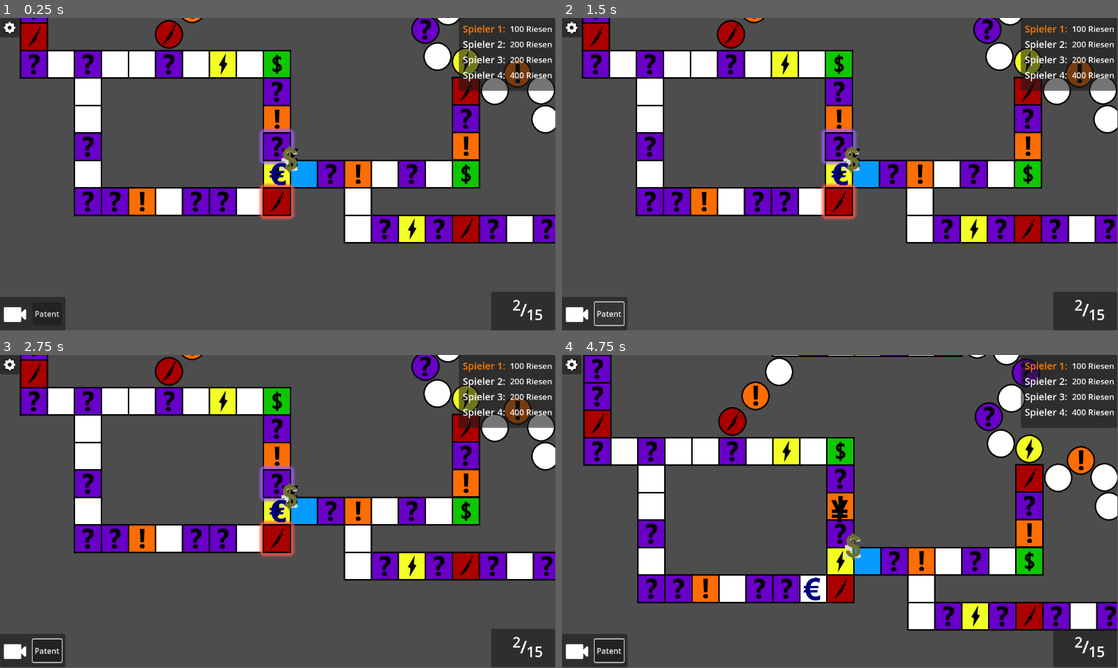
Above: before the commit, frames 1-4 (two rows, left to right).
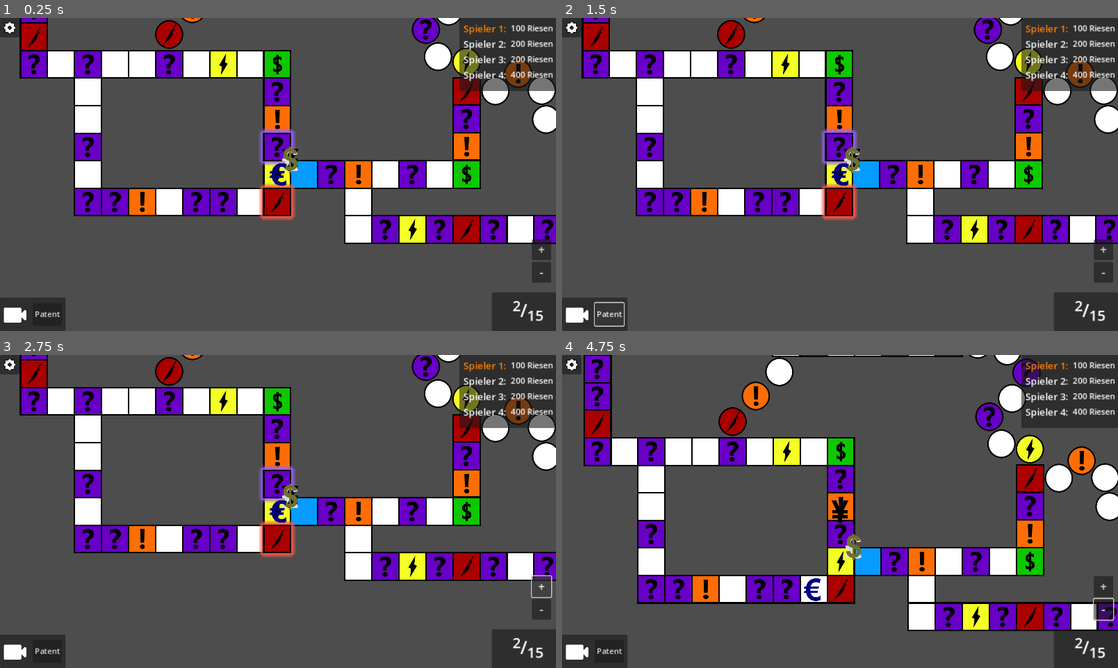
Above: after the commit, the same moments.

Repository: hfxbse/mparty
Game: Godot game, scene res://main/main.tscn
The game is run twice, just before and just after one commit, with the same random seed, the same clock (stepped at 60 frames per second) and the same inputs.
Inputs (mouse positions are in pixels of both pictures, inside the frame that each line leads up to):
- Up to frame 1 (0.25 s): no input
- Up to frame 2 (1.5 s): click (573, 27) at 0.52 s; click "Patent" at 1.25 s
- Up to frame 3 (2.75 s): click (539, 586) at 2 s, where only the run after the commit has a clickable "+"
- Up to frame 4 (4.75 s): click (1101, 608) at 2.75 s, where only the run after the commit has a clickable "-"; click (840, 539) at 3.5 s; click (840, 483) at 4.25 s
In our replay, the window is 799x449 before the commit and 800x450 after it. These sizes can differ from the game's own. Grey fills any space a smaller window leaves; there, only what the larger window draws over its background counts as a difference.

The runs differ from the first frame. In frame 1, 4.7% of the frame differs, in the area x 0-100%, y 0-100%; in frame 2, 4.8%; in frame 3, 4.6%; in frame 4, 5.7%.

Commit message:
Fix conflicts

Diff:
--- a/main/main.gd
+++ b/main/main.gd
@@ -17,12 +17,12 @@
 func _ready():
 	hud.camera_menu_pressed.connect(_on_menu_button_pressed)
 
-	if DisplayServer.is_touchscreen_available():
-		var mobile_hud = preload("res://overlay/mobile_hud.tscn").instantiate()
-		mobile_hud.zoom_in.connect(main_camera.zoom_in)
-		mobile_hud.zoom_out.connect(main_camera.zoom_out)
+	#if DisplayServer.is_touchscreen_available():
+	var mobile_hud = preload("res://overlay/mobile_hud.tscn").instantiate()
+	mobile_hud.zoom_in.connect(main_camera.zoom_in)
+	mobile_hud.zoom_out.connect(main_camera.zoom_out)
 
-		hud.add_child(mobile_hud)
+	hud.add_child(mobile_hud)
 
 	start_game(10, 4)
 
--- a/main/main.tscn
+++ b/main/main.tscn
@@ -1,10 +1,9 @@
-[gd_scene load_steps=6 format=3 uid="uid://bwbwn4wc8mnyf"]
+[gd_scene load_steps=5 format=3 uid="uid://bwbwn4wc8mnyf"]
 
 [ext_resource type="Script" path="res://main/main.gd" id="1_5mwui"]
 [ext_resource type="PackedScene" uid="uid://bcs3nvv2okhry" path="res://map/map.tscn" id="2_n57xg"]
 [ext_resource type="PackedScene" uid="uid://d03x38s8a6m8y" path="res://overlay/overlay.tscn" id="4_4fn2p"]
 [ext_resource type="Script" path="res://main/main_camera.gd" id="4_lgfck"]
-[ext_resource type="Script" path="res://overlay/overlay.gd" id="6_w2w6d"]
 
 [node name="Node2" type="Node"]
 script = ExtResource("1_5mwui")
@@ -17,4 +16,3 @@
 script = ExtResource("4_lgfck")
 
 [node name="gameOverlay" parent="." instance=ExtResource("4_4fn2p")]
-script = ExtResource("6_w2w6d")
--- a/overlay/mobile_hud.tscn
+++ b/overlay/mobile_hud.tscn
@@ -5,25 +5,35 @@
 [node name="MobileHUD" type="CanvasLayer"]
 script = ExtResource("1_dgr5d")
 
-[node name="VBoxContainer" type="VBoxContainer" parent="."]
-offset_left = 1070.0
-offset_top = 500.0
-offset_right = 1132.0
-offset_bottom = 628.0
+[node name="MarginContainer" type="MarginContainer" parent="."]
+anchors_preset = 3
+anchor_left = 1.0
+anchor_top = 1.0
+anchor_right = 1.0
+anchor_bottom = 1.0
+offset_left = -50.0
+offset_top = -100.0
+grow_horizontal = 0
+grow_vertical = 0
+theme_override_constants/margin_right = 10
+theme_override_constants/margin_bottom = 100
+
+[node name="VBoxContainer" type="VBoxContainer" parent="MarginContainer"]
+layout_mode = 2
 size_flags_horizontal = 3
 size_flags_vertical = 3
 
-[node name="ZoomInButton" type="Button" parent="VBoxContainer"]
+[node name="ZoomInButton" type="Button" parent="MarginContainer/VBoxContainer"]
 layout_mode = 2
 size_flags_vertical = 3
 theme_override_font_sizes/font_size = 24
 text = "+"
 
-[node name="ZoomOutButton" type="Button" parent="VBoxContainer"]
+[node name="ZoomOutButton" type="Button" parent="MarginContainer/VBoxContainer"]
 layout_mode = 2
 size_flags_vertical = 3
 theme_override_font_sizes/font_size = 24
 text = "-"
 
-[connection signal="pressed" from="VBoxContainer/ZoomInButton" to="." method="_on_zoom_in_button_pressed"]
-[connection signal="pressed" from="VBoxContainer/ZoomOutButton" to="." method="_on_zoom_out_button_pressed"]
+[connection signal="pressed" from="MarginContainer/VBoxContainer/ZoomInButton" to="." method="_on_zoom_in_button_pressed"]
+[connection signal="pressed" from="MarginContainer/VBoxContainer/ZoomOutButton" to="." method="_on_zoom_out_button_pressed"]
--- a/overlay/overlay.gd
+++ b/overlay/overlay.gd
@@ -1,6 +1,6 @@
 extends CanvasLayer
 
-@onready var menu_button = $ActionMenue/MenuButton
+@onready var menu_button = $ActionMenu/MenuButton
 
 var main_camera_selected = false
 
--- a/overlay/overlay.tscn
+++ b/overlay/overlay.tscn
@@ -33,7 +33,7 @@
 popup/item_1/id = 1
 popup/item_1/disabled = true
 
-[node name="ActionMenue" type="Panel" parent="."]
+[node name="ActionMenu" type="Panel" parent="."]
 anchors_preset = 2
 anchor_top = 1.0
 anchor_bottom = 1.0
@@ -41,7 +41,7 @@
 offset_right = 136.0
 grow_vertical = 0
 
-[node name="MenuButton" type="TextureButton" parent="ActionMenue"]
+[node name="MenuButton" type="TextureButton" parent="ActionMenu"]
 layout_mode = 1
 anchors_preset = 4
 anchor_top = 0.5
@@ -59,7 +59,7 @@
 texture_disabled = ExtResource("2_18srf")
 texture_focused = ExtResource("2_18srf")
 
-[node name="Button" type="Button" parent="ActionMenue"]
+[node name="Button" type="Button" parent="ActionMenu"]
 layout_mode = 1
 anchors_preset = 6
 anchor_left = 1.0
@@ -168,4 +168,4 @@
 offset_bottom = 71.0
 theme_override_font_sizes/font_size = 30
 
-[connection signal="pressed" from="ActionMenue/MenuButton" to="ActionMenue" method="_on_menu_button_pressed"]
+[connection signal="pressed" from="ActionMenu/MenuButton" to="." method="_on_menu_button_pressed"]
--- a/project.godot
+++ b/project.godot
@@ -15,6 +15,11 @@
 config/features=PackedStringArray("4.0", "GL Compatibility")
 config/icon="res://player/icon.svg"
 
+[display]
+
+window/stretch/mode="canvas_items"
+window/stretch/aspect="expand"
+
 [dotnet]
 
 project/assembly_name="mparty"
